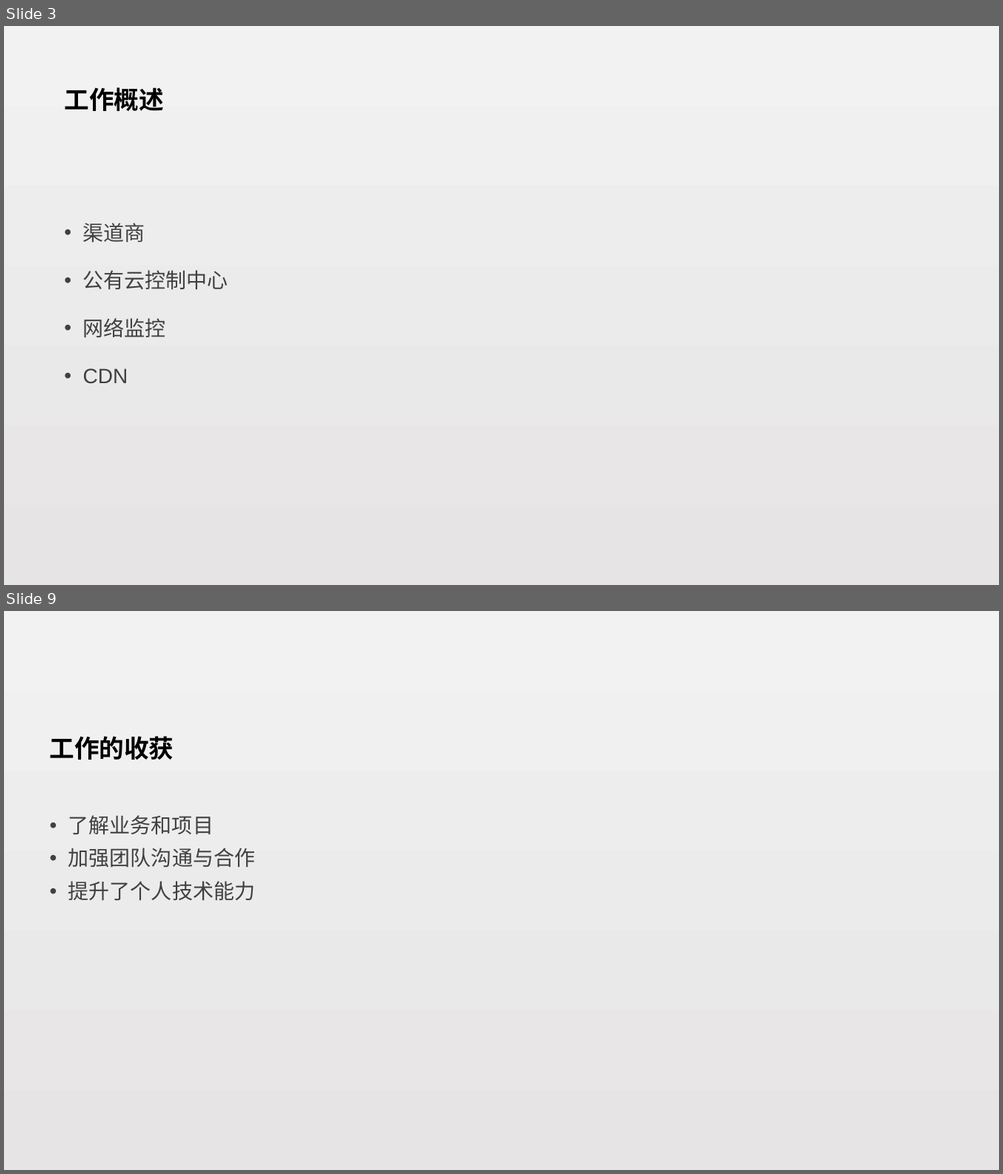
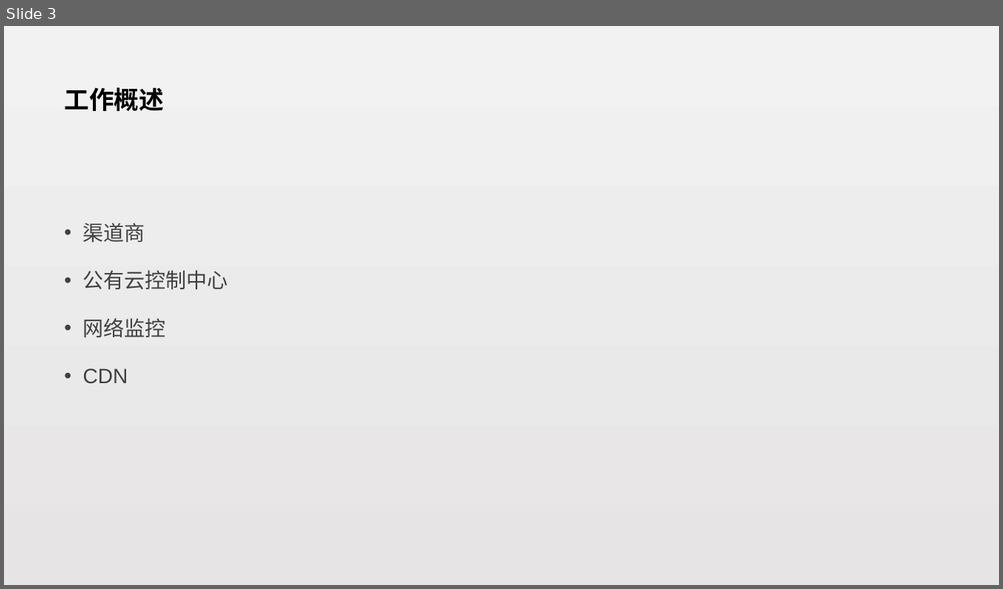
Before and after one commit to zepang/Rx_note, a slide deck: 赖泽海-试用期工作总结.pptx. Shown one above the other, each under a label of ours: slides 3 and 9 before the commit, slide 3 after it; the slides between them are not shown. The pictures are 1003x1174 and 1003x589 pixels, drawn with LibreOffice and Linux fonts; fonts in the diff are those of the drawing. Boxes give left, top, right and bottom in pixels: in the first picture for what was removed or moved away, otherwise in the second. Text is boxed around its words. In the diff, an @@ line names an element or a change of style, - is before the commit and + after.

```diff
--- a/赖泽海-试用期工作总结.pptx
+++ b/赖泽海-试用期工作总结.pptx
@@ slide 9 removed at [4, 611, 999, 1170], background gradient #F2F2F2 to #E6E4E4 @@
@@ title removed at [50, 736, 174, 760] @@
-工作的收获
@@ text removed at [68, 815, 255, 900] @@
-• 了解业务和项目
-• 加强团队沟通与合作
-• 提升了个人技术能力
```
Also in this commit, not shown: 9 slides changed, 12 slides added.
